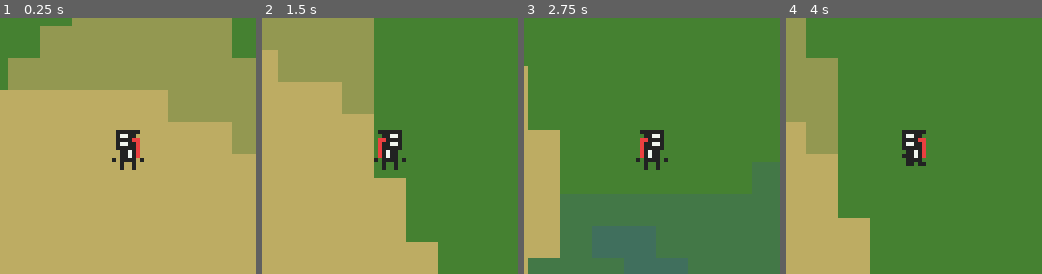
Above: before the commit, frames 1-4 (left to right).
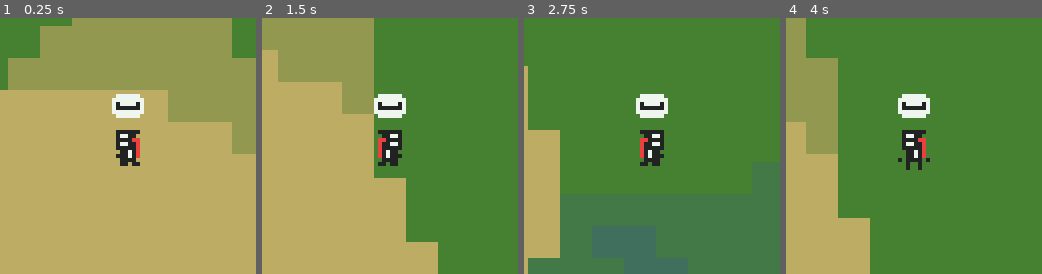
Above: after the commit, the same moments.

Repository: CertifiedIdiots/LowRez
Game: Godot game, scene res://Levels/Main.tscn
Same seed, same stepped clock (60 frames per second), same inputs: the game is played once before the commit and once after it.
Inputs:
- Up to frame 1 (0.25 s): no input
- Up to frame 2 (1.5 s): hold D (move_right) 0.53-1.28 s; tap Space (prompt) at 0.6 s; hold Down (move_down) from 1.28 s (still down); tap Z (tone_a) at 1.35 s
- Up to frame 3 (2.75 s): release Down (move_down) at 2.03 s; hold D (move_right) from 2.03 s (still down); tap X (tone_b) at 2.1 s
- Up to frame 4 (4 s): release D (move_right) at 2.78 s; hold W (move_up) 2.78-3.53 s; tap Space (prompt) at 2.85 s; hold A (move_left) from 3.53 s (still down); tap Z (tone_a) at 3.6 s

The runs differ from the first frame. In frame 1, 1.2% of the frame differs, in the area x 43-57%, y 29-60%; in frame 2, 1.2%; in frame 3, 1.2%; in frame 4, 1.2%.
Error after the commit: Invalid call. Nonexistent function 'prompt' in base 'Nil'. (res://Scripts/Player.gd:21)

Commit message:
Added new looped music
Needs some polish both in implementation and in composition, want to add more between sections of the song + fix loop offset.

Diff:
--- a/Objects/Player.tscn
+++ b/Objects/Player.tscn
@@ -2,7 +2,7 @@
 
 [ext_resource path="res://Assets/Guy.png" type="Texture" id=1]
 [ext_resource path="res://Scripts/Player.gd" type="Script" id=2]
-[ext_resource path="res://Assets/Low_Rez_Open.mp3" type="AudioStream" id=3]
+[ext_resource path="res://Assets/Music/LowRezJamTheme.mp3" type="AudioStream" id=3]
 [ext_resource path="res://Assets/SFX/Puzzle_Tone_1.wav" type="AudioStream" id=4]
 [ext_resource path="res://Assets/SFX/Puzzle_Tone_2.wav" type="AudioStream" id=5]
 [ext_resource path="res://Assets/SFX/Puzzle_Tone_4.wav" type="AudioStream" id=6]
@@ -42,7 +42,6 @@
 
 [node name="Sprite" type="AnimatedSprite" parent="."]
 frames = SubResource( 5 )
-frame = 1
 playing = true
 
 [node name="CollisionShape2D" type="CollisionShape2D" parent="."]
@@ -55,7 +54,7 @@
 
 [node name="Music" type="AudioStreamPlayer" parent="."]
 stream = ExtResource( 3 )
-volume_db = -15.646
+autoplay = true
 
 [node name="tone_a" type="AudioStreamPlayer" parent="."]
 stream = ExtResource( 4 )
@@ -70,6 +69,5 @@
 stream = ExtResource( 6 )
 
 [node name="Prompt" type="Sprite" parent="."]
-visible = false
 position = Vector2( 0, -10 )
 texture = ExtResource( 8 )
--- a/project.godot
+++ b/project.godot
@@ -13,12 +13,6 @@
 config/name="LowRez"
 run/main_scene="res://Levels/Main.tscn"
 config/icon="res://icon.png"
-
-[autoload]
-
-WwiseSettings="*res://addons/wwise/editor/wwise_settings.gd"
-Wwise="*res://addons/wwise/bin/wwise-gdnative.gdns"
-Waapi="*res://addons/wwise/bin/waapi-gdnative.gdns"
 
 [display]
 
Not shown, removed: Assets/Low_Rez_Open.mp3.import
Not shown, added: Assets/Music/LowRezJamTheme.mp3.import
Not shown, changed: .DS_Store
Not shown, added: Assets/.DS_Store
Not shown, removed: Assets/Low_Rez_Open.mp3
Not shown, added: Assets/Music/.DS_Store
Not shown, added: Assets/Music/LowRezJamTheme.mp3
Not shown, added: Assets/SFX/.DS_Store
Not shown, added: Levels/.DS_Store
